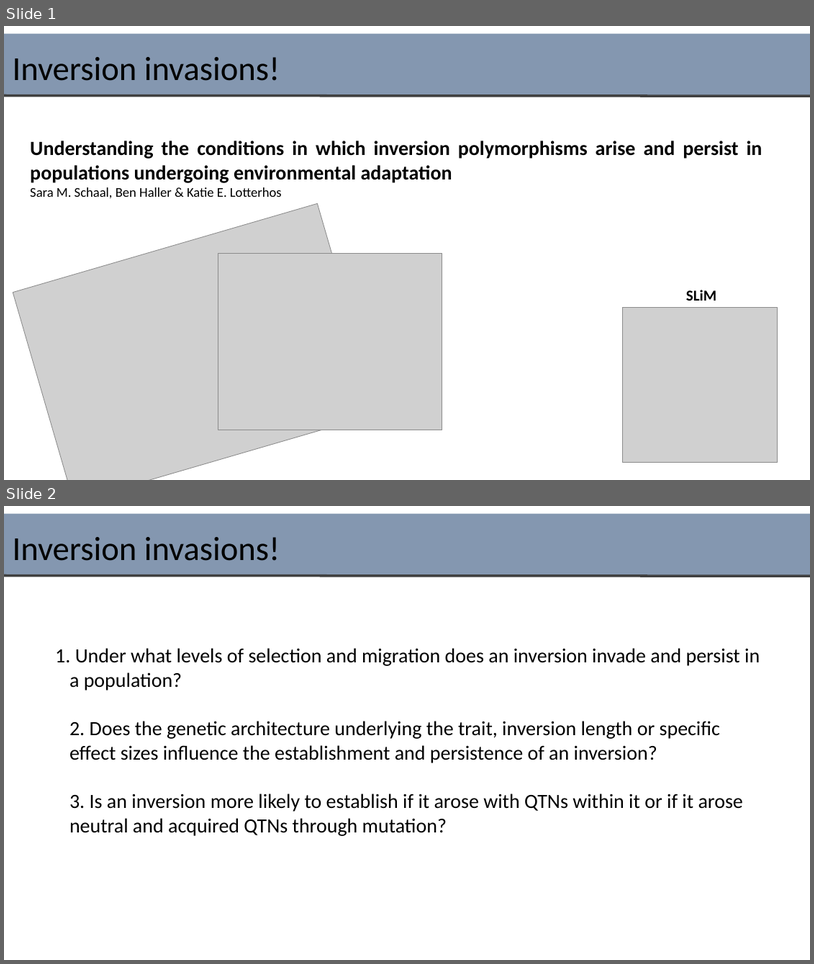
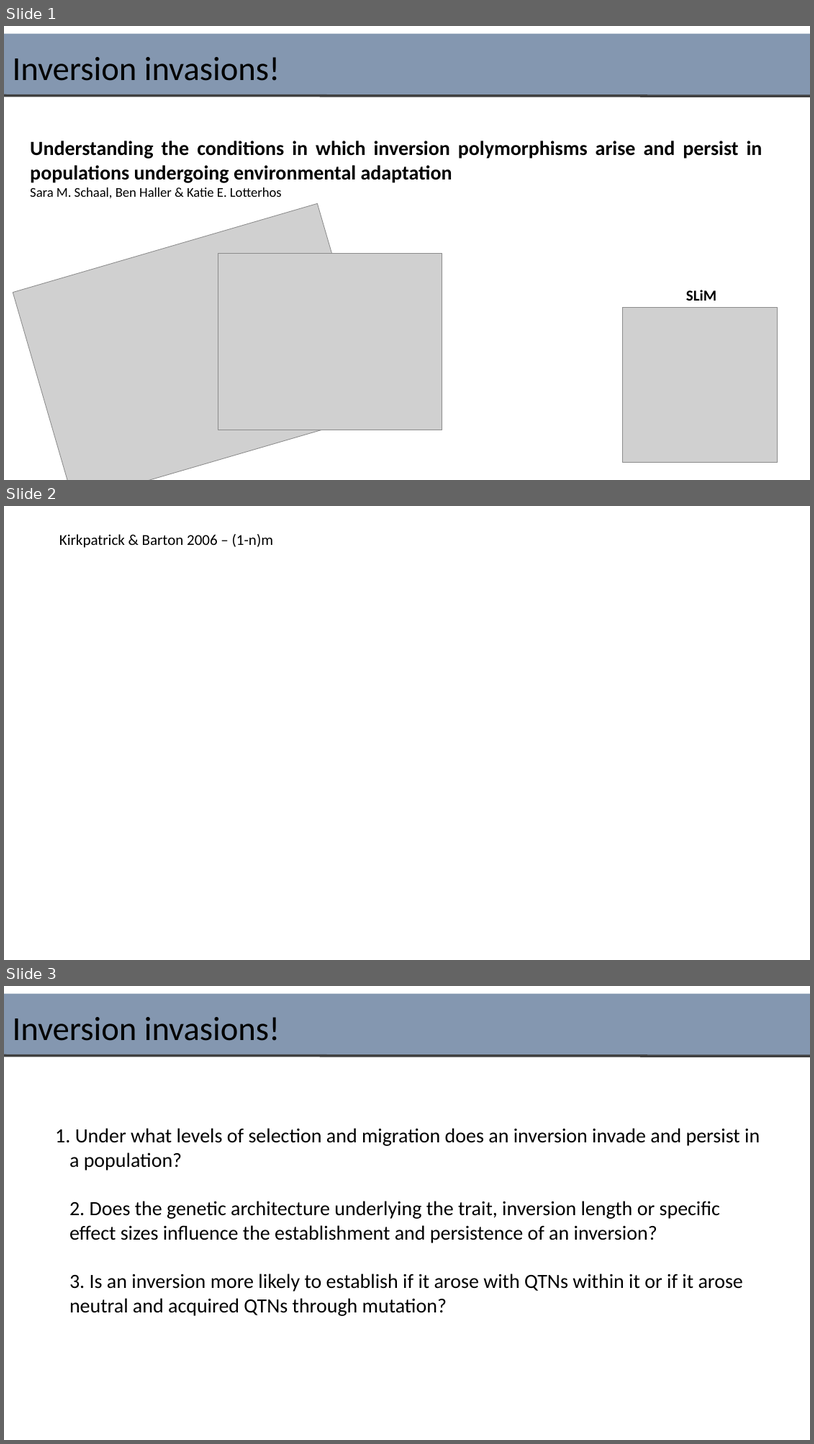
Before and after one commit to SaraSchaal/CoreSim_QTL, a slide deck: figures/InitialSims/20200720_InversionInvasions.pptx. Shown one above the other, each under a label of ours: slides 1 and 2 before the commit, slides 1, 2 and 3 after it. The pictures are 814x964 and 814x1444 pixels, drawn with LibreOffice and Linux fonts; fonts in the diff are those of the drawing; grey boxes stand for pictures. Boxes give left, top, right and bottom in pixels: in the first picture for what was removed or moved away, otherwise in the second. Text is boxed around its words. In the diff, an @@ line names an element or a change of style, - is before the commit and + after.

```diff
--- a/figures/InitialSims/20200720_InversionInvasions.pptx
+++ b/figures/InitialSims/20200720_InversionInvasions.pptx
@@ slide 2 added at box(4, 506, 810, 960), background #FFFFFF @@
@@ text added at box(59, 534, 274, 548), 18 pt, text #000000 @@
+Kirkpatrick & Barton 2006 – (1-n)m
@@ what was slide 2 is now slide 3 @@
```
Also in this commit, not shown: 2 other slides added, 11 other files.
